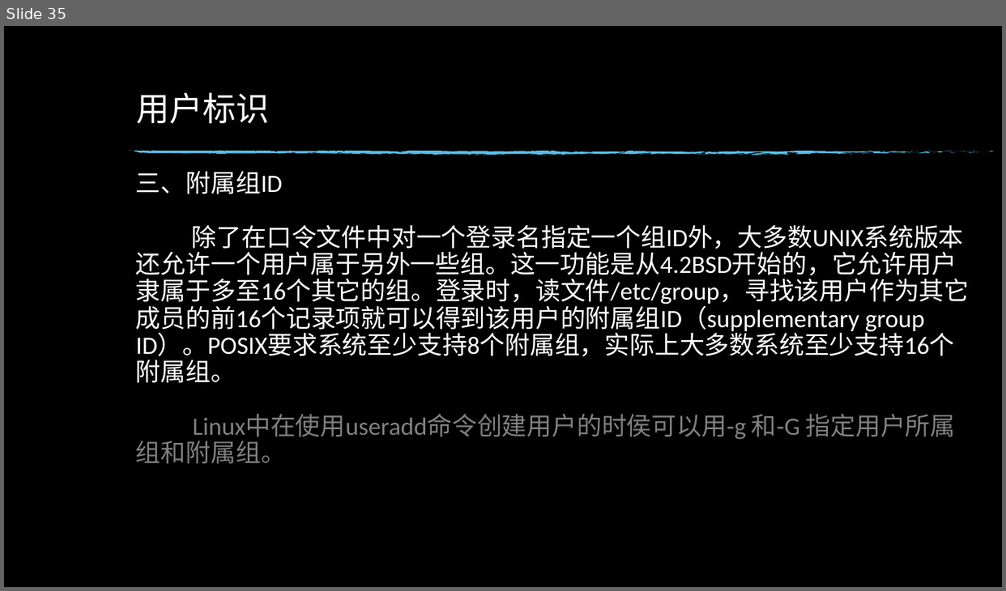
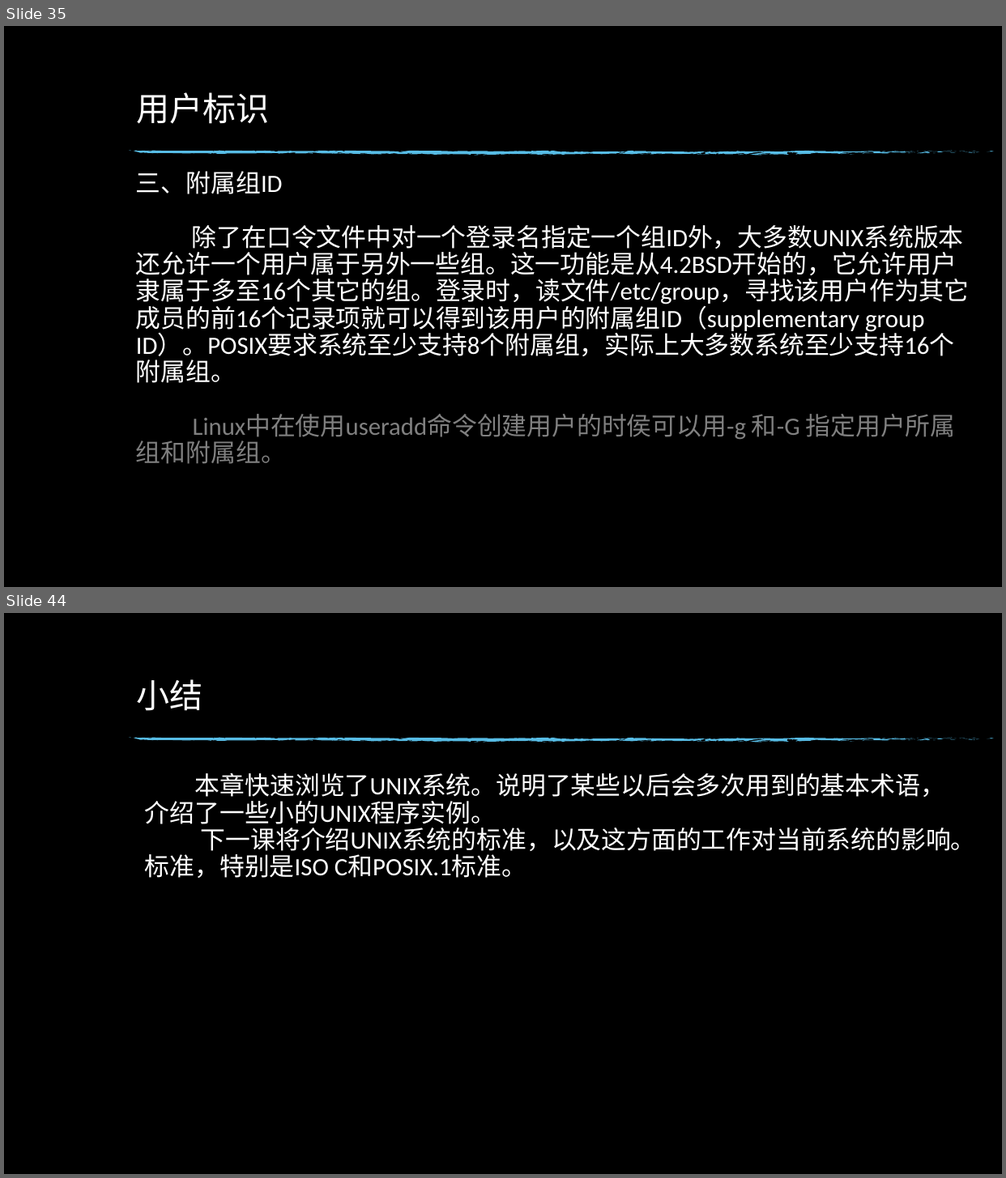
Before and after one commit to hym-dn/APUE, a slide deck: Doc/UNIX开发01.pptx. Shown one above the other, each under a label of ours: slide 35 before the commit, slides 35 and 44 after it; the slides between them are not shown. The pictures are 1006x591 and 1006x1178 pixels, drawn with LibreOffice and Linux fonts; fonts in the diff are those of the drawing; background and template pictures are left out. Boxes give left, top, right and bottom in pixels: in the first picture for what was removed or moved away, otherwise in the second. Text is boxed around its words. In the diff, an @@ line names an element or a change of style, - is before the commit and + after.

```diff
--- a/Doc/UNIX开发01.pptx
+++ b/Doc/UNIX开发01.pptx
@@ slide 44 added at <box>4,613,1002,1174</box>, background picture (left out); not listed: 74 template elements that a slide beside it also shows @@
@@ title added at <box>136,679,202,711</box>, 32 pt, text #FFFFFF @@
+小结
@@ text added at <box>145,773,976,878</box>, 24 pt, text #FFFFFF @@
+本章快速浏览了UNIX系统。说明了某些以后会多次用到的基本术语，介绍了一些小的UNIX程序实例。
+下一课将介绍UNIX系统的标准，以及这方面的工作对当前系统的影响。标准，特别是ISO C和POSIX.1标准。
```
Also in this commit, not shown: 9 other slides added.
